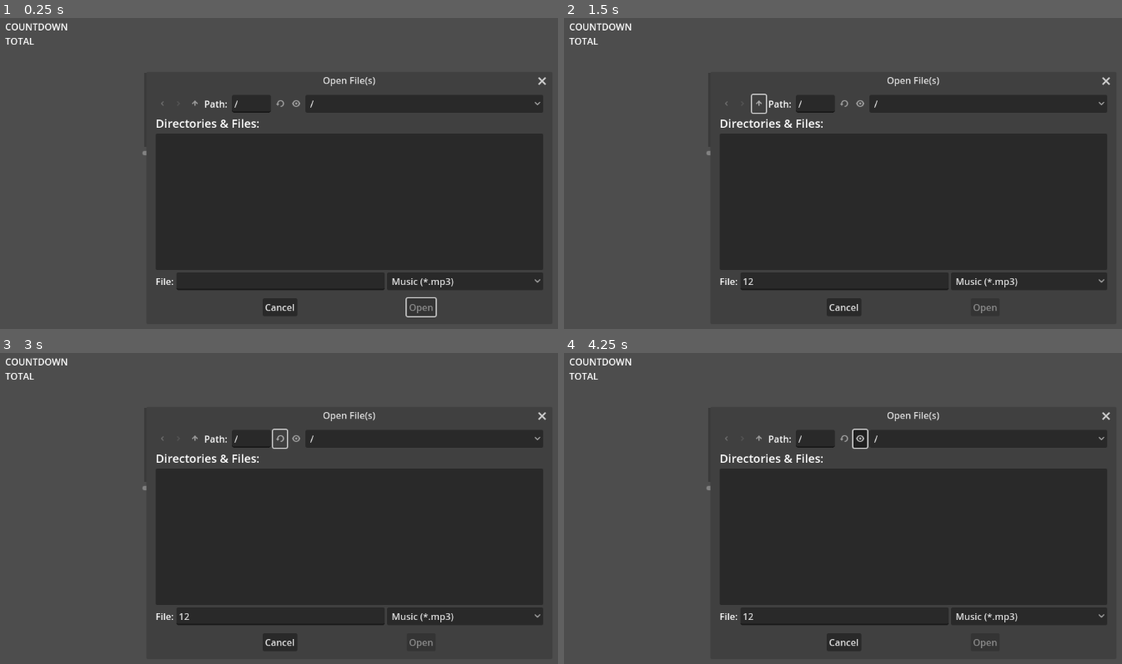
Above: before the commit, frames 1-4 (two rows, left to right).
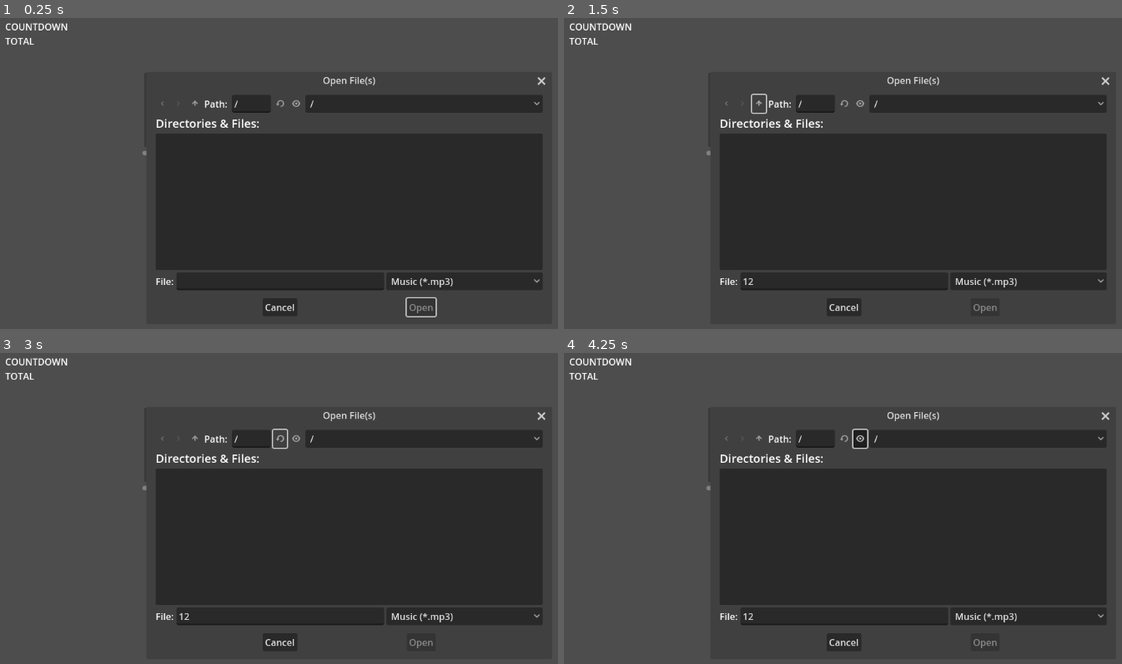
Above: after the commit, the same moments.

Repository: KindaWrks/Music-Player
Game: Godot game, scene res://MusicNode.tscn
Two runs of this game, one before a commit and one after it. Both use one fixed random seed, a clock stepped at 60 frames per second and the inputs below. The project has no main scene, so this scene is started directly.
Inputs (mouse positions are in pixels of both pictures, inside the frame that each line leads up to):
- Up to frame 1 (0.25 s): no input
- Up to frame 2 (1.5 s): click (843, 282) at 0.52 s; type "12" at 0.6 s; click (759, 105) at 1.25 s
- Up to frame 3 (3 s): click (195, 440) at 2 s; click (279, 440) at 2.75 s
- Up to frame 4 (4.25 s): click (859, 440) at 3.5 s

The runs differ from the first frame. In frame 1, 0.2% of the frame differs, in the area x 70-98%, y 18-87%; in frame 2, 0.2%; in frame 3, 0.2%; in frame 4, 0.2%.

Commit message:
remove vbox, comment out songlist

Diff:
--- a/MusicNode.gd
+++ b/MusicNode.gd
@@ -50,6 +50,10 @@
 		# Add the selected song to the queue
 		musicarray.append(path)
 
+		#Add song list
+		#var file_name_without_extension = path.get_file().get_basename()
+		#$song_list.add_item(file_name_without_extension)
+
 func play_next_song():
 	var next_song_path = musicarray.pop_front() # Get the next song from the queue
 	var snd_file = FileAccess.open(next_song_path, FileAccess.READ) #Open path and read from the file
--- a/MusicNode.tscn
+++ b/MusicNode.tscn
@@ -55,9 +55,5 @@
 offset_bottom = 77.0
 text = "TOTAL"
 
-[node name="VBoxContainer" type="VBoxContainer" parent="."]
-offset_right = 40.0
-offset_bottom = 40.0
-
 [connection signal="files_selected" from="FD_OPENfiles" to="." method="_on_fd_open_files_selected"]
 [connection signal="value_changed" from="HSlider" to="." method="_on_h_slider_value_changed"]
